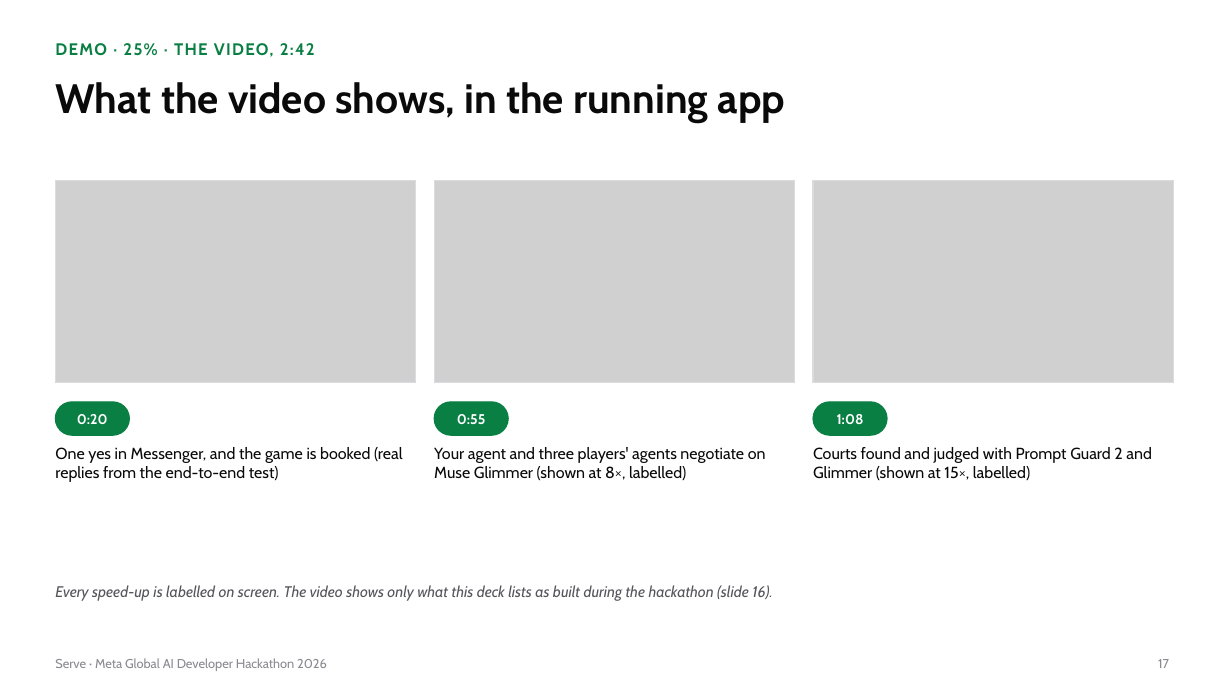
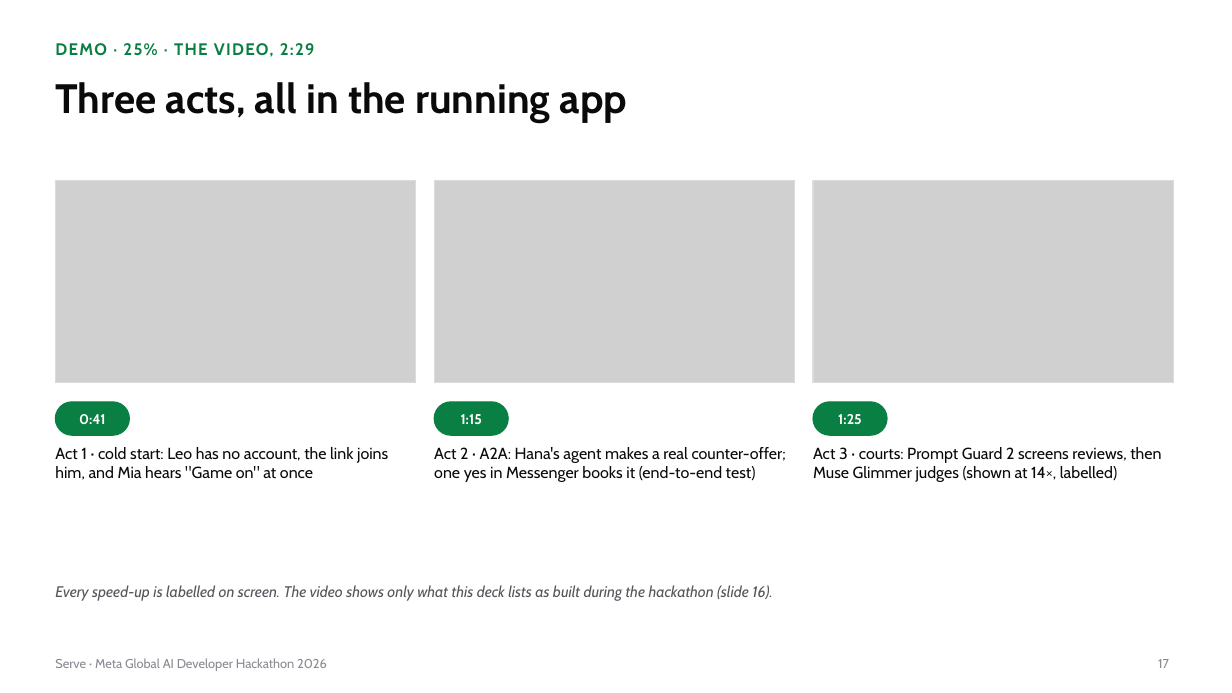
Before and after one commit to gino6178/serve-meta-hackathon, a slide deck: slide 17 of video/deck/Serve_Meta_deck.pptx. Drawn at 1232x693 pixels with LibreOffice and Linux fonts; fonts in the diff are those of the drawing; grey boxes stand for pictures. Boxes give left, top, right and bottom in pixels: in the first picture for what was removed or moved away, otherwise in the second. Text is boxed around its words. In the diff, an @@ line names an element or a change of style, - is before the commit and + after.

```diff
--- a/video/deck/Serve_Meta_deck.pptx
+++ b/video/deck/Serve_Meta_deck.pptx
@@ text at (55, 43, 315, 57): text changed @@
-DEMO · 25% · THE VIDEO, 2:42
+DEMO · 25% · THE VIDEO, 2:29
@@ title at (55, 82, 627, 123): text changed @@
-What the video shows, in the running app
+Three acts, all in the running app
@@ text at (79, 414, 106, 424): text changed @@
-0:20
+0:41
@@ text at (461, 414, 482, 424): text changed @@
-0:55
+1:15
@@ text at (838, 414, 862, 424): text changed @@
-1:08
+1:25
@@ text at (55, 447, 388, 480): text changed @@
-One yes in Messenger, and the game is booked (real replies from the end-to-end test)
+Act 1 · cold start: Leo has no account, the link joins him, and Mia hears "Game on" at once
@@ text at (434, 447, 786, 482): text changed @@
-Your agent and three players' agents negotiate on Muse Glimmer (shown at 8×, labelled)
+Act 2 · A2A: Hana's agent makes a real counter-offer; one yes in Messenger books it (end-to-end test)
@@ text at (813, 447, 1161, 482): text changed @@
-Courts found and judged with Prompt Guard 2 and Glimmer (shown at 15×, labelled)
+Act 3 · courts: Prompt Guard 2 screens reviews, then Muse Glimmer judges (shown at 14×, labelled)
```
Also in this commit, not shown: 2 other slides changed, 28 other files.
